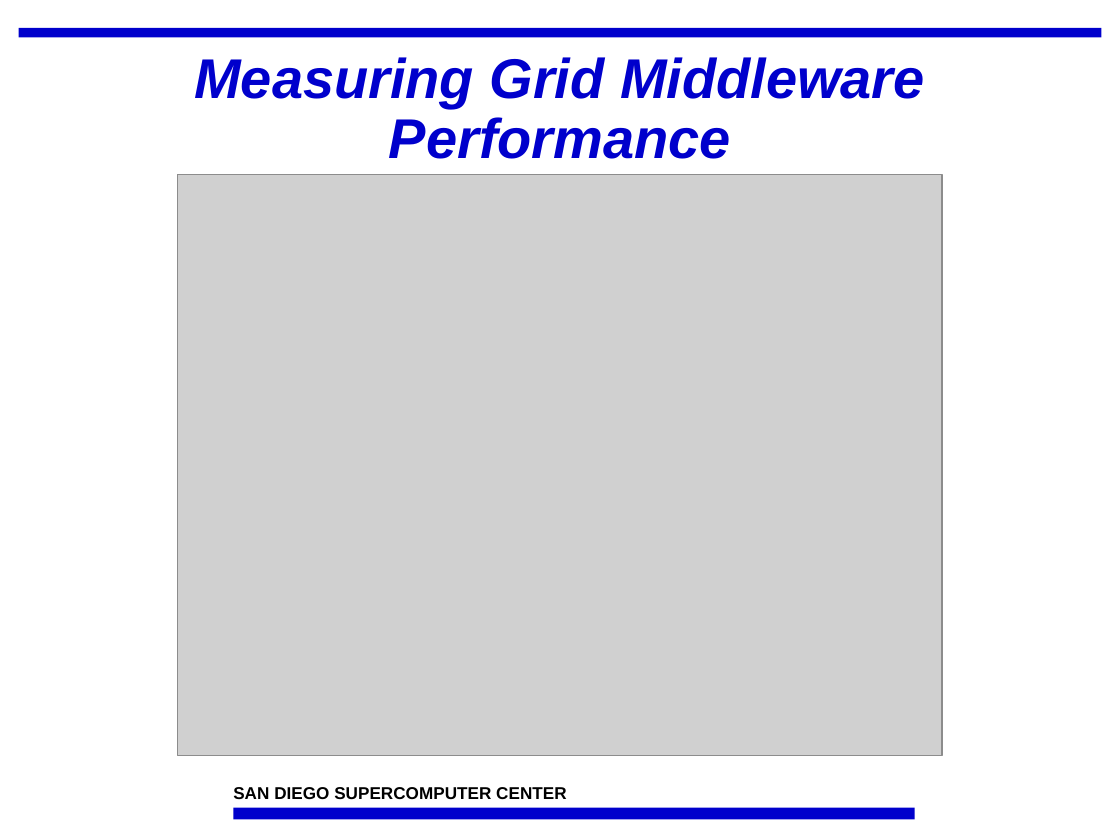
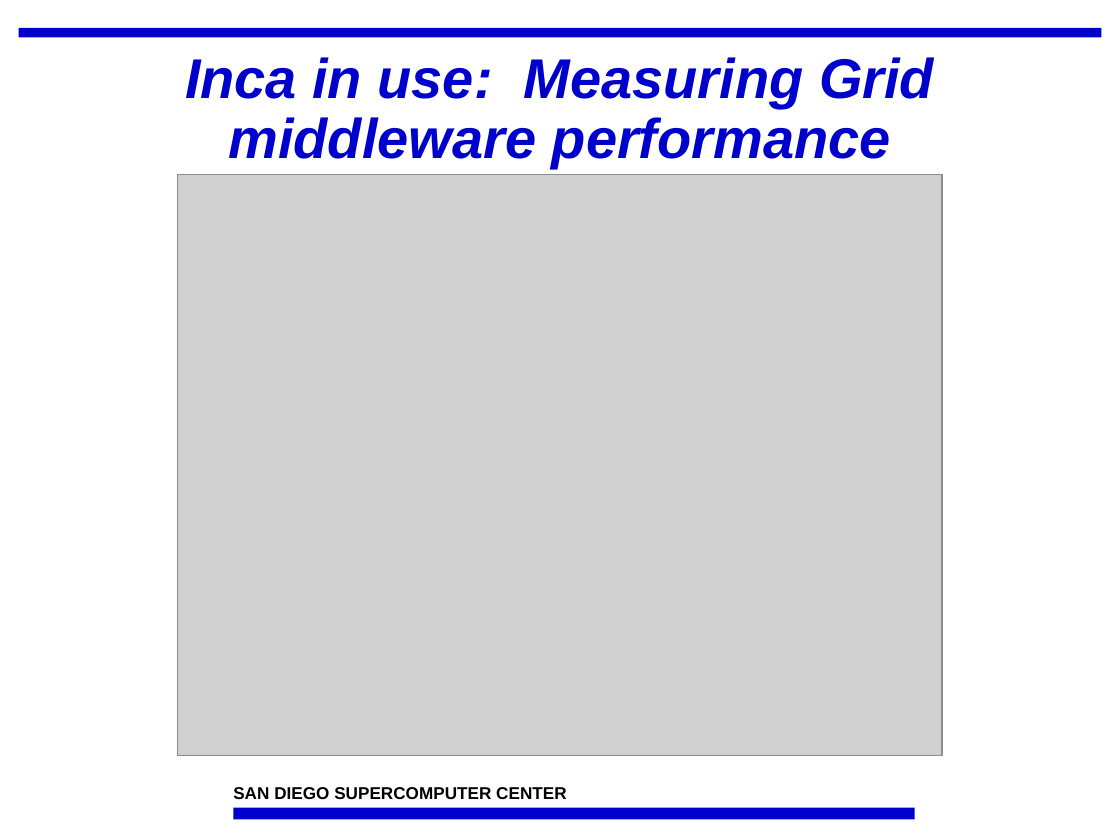
Before and after one commit to IncaProject/inca-xsede, a slide deck: slide 23 of talks/inca_sc05.ppt. Drawn at 1120x840 pixels with LibreOffice and Linux fonts; fonts in the diff are those of the drawing; grey boxes stand for pictures; background and template pictures are left out. Boxes give left, top, right and bottom in pixels: in the first picture for what was removed or moved away, otherwise in the second. Text is boxed around its words. In the diff, an @@ line names an element or a change of style, - is before the commit and + after.

```diff
--- a/talks/inca_sc05.ppt
+++ b/talks/inca_sc05.ppt
@@ title at [185,57,934,168]: text changed @@
-Measuring Grid Middleware Performance
+Inca in use: Measuring Grid middleware performance
```
Also in this commit, not shown: 17 other slides changed, 1 slide added, 1 slide removed.
